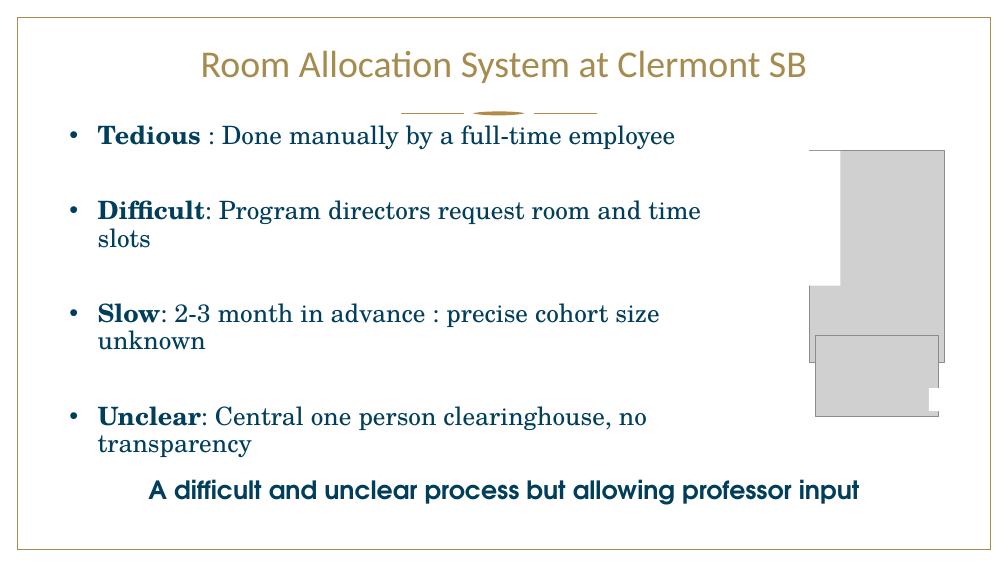
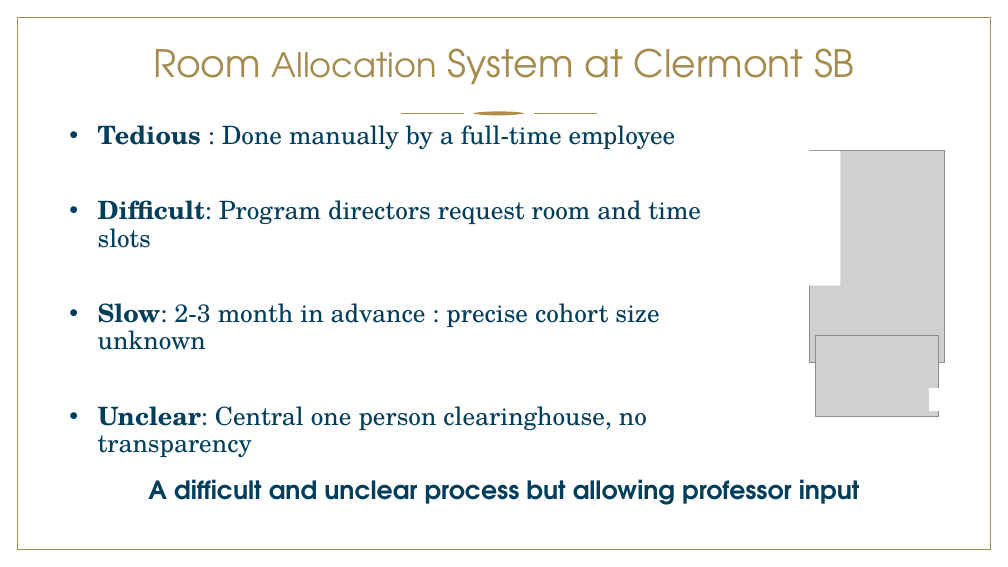
Before and after one commit to Mttmin/classroom_allocation, a slide deck: slide 5 of Pitch final Minguet.pptx. Drawn at 1008x567 pixels with LibreOffice and Linux fonts; fonts in the diff are those of the drawing; grey boxes stand for pictures; background and template pictures are left out. Boxes give left, top, right and bottom in pixels: in the first picture for what was removed or moved away, otherwise in the second. Text is boxed around its words. In the diff, an @@ line names an element or a change of style, - is before the commit and + after.

```diff
--- a/Pitch final Minguet.pptx
+++ b/Pitch final Minguet.pptx
@@ title "Room Allocation System at Clermont ..." at box(153, 48, 855, 85): size 36 to 32 pt in "Allocation"; font Calibri to TeX Gyre Adventor @@
```
Also in this commit, not shown: 10 other slides changed, 9 slides added.
